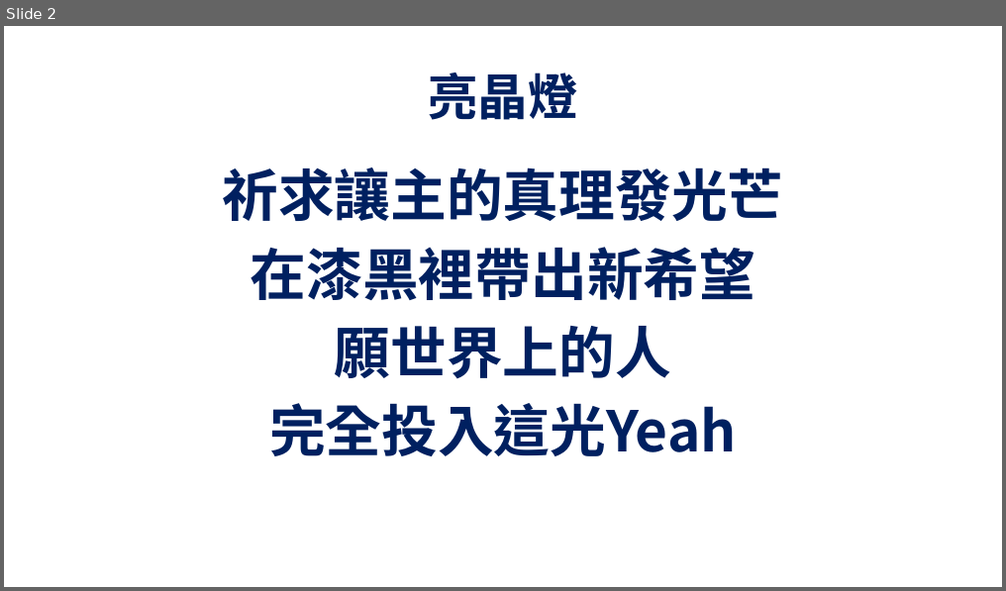
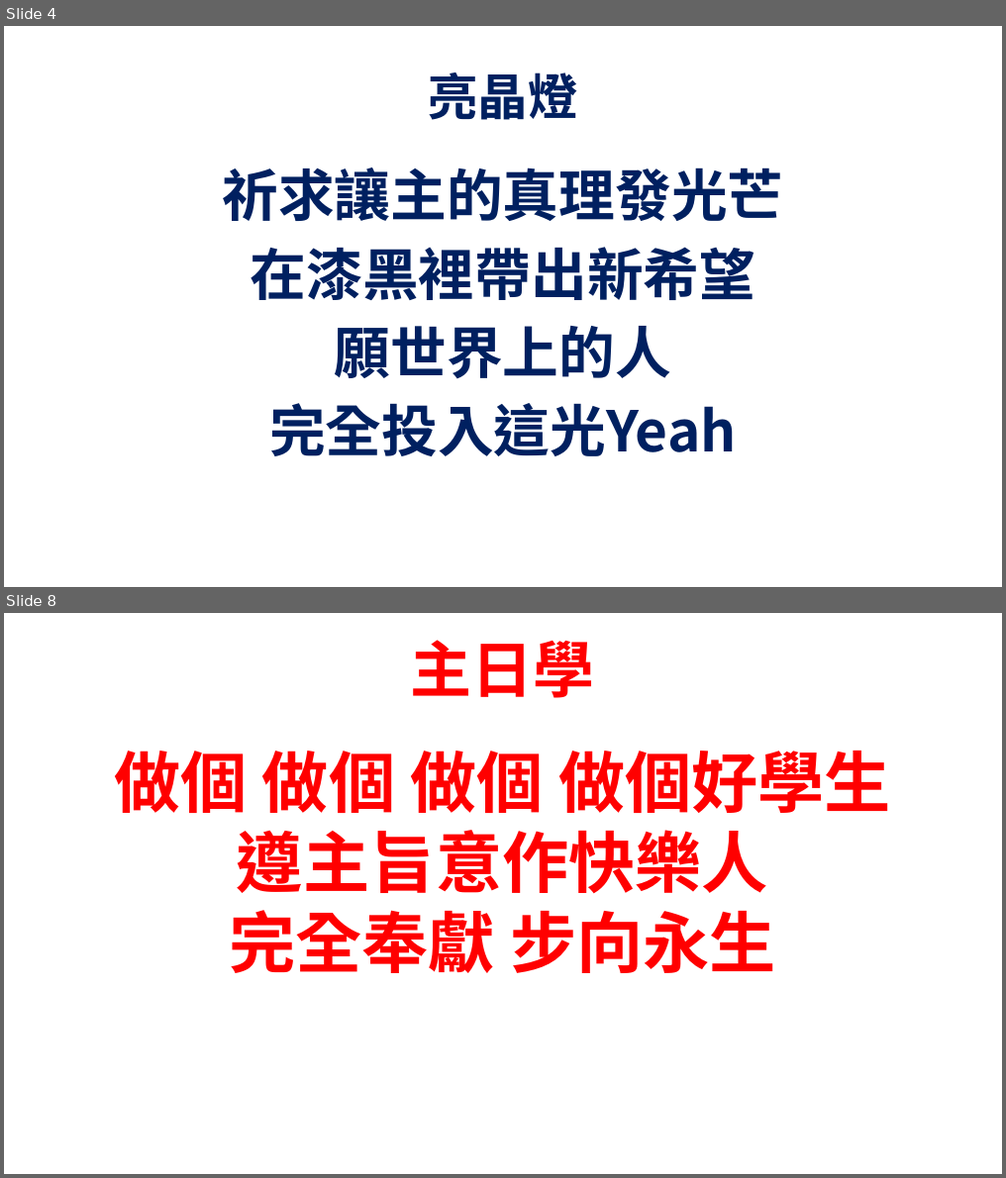
Before and after one commit to batisuoc/bible-school, a slide deck: 2020/2月.pptx. Shown one above the other, each under a label of ours: slide 2 before the commit, slides 4 and 8 after it; the slides between them are not shown. The pictures are 1006x591 and 1006x1178 pixels, drawn with LibreOffice and Linux fonts; fonts in the diff are those of the drawing; background and template pictures are left out. Boxes give left, top, right and bottom in pixels: in the first picture for what was removed or moved away, otherwise in the second. Text is boxed around its words. In the diff, an @@ line names an element or a change of style, - is before the commit and + after.

```diff
--- a/2020/2月.pptx
+++ b/2020/2月.pptx
@@ slide 8 added at (4, 613, 1002, 1174), background picture (left out) @@
@@ text added at (411, 640, 595, 698), 59 pt, text #FF0000, bold @@
+主日學
@@ text added at (114, 751, 891, 973), 64 pt, text #FF0000, bold @@
+做個 做個 做個 做個好學生
+遵主旨意作快樂人
+完全奉獻 步向永生
@@ what was slide 2 is now slide 4 @@
```
Also in this commit, not shown: 1 slide changed, 4 other slides added, 7 other files.
